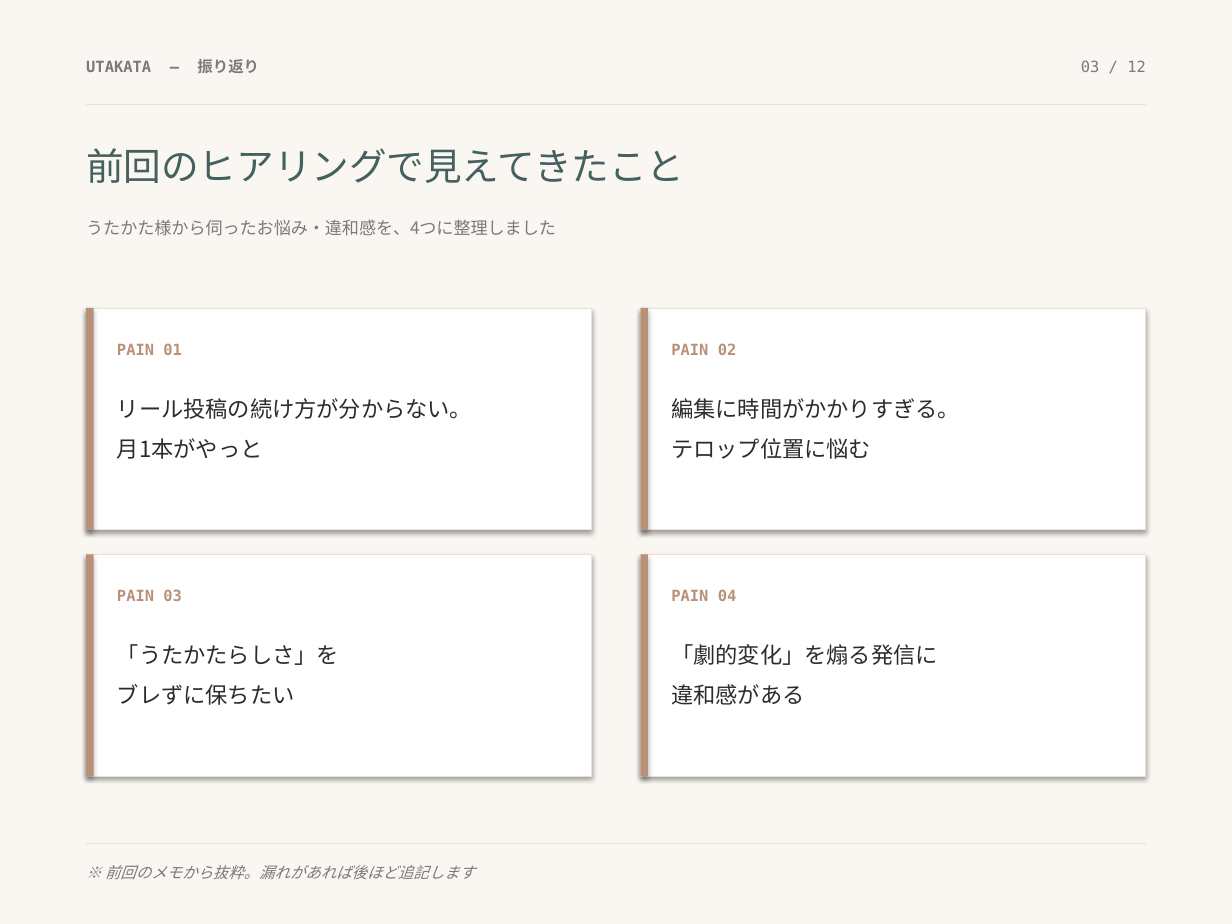
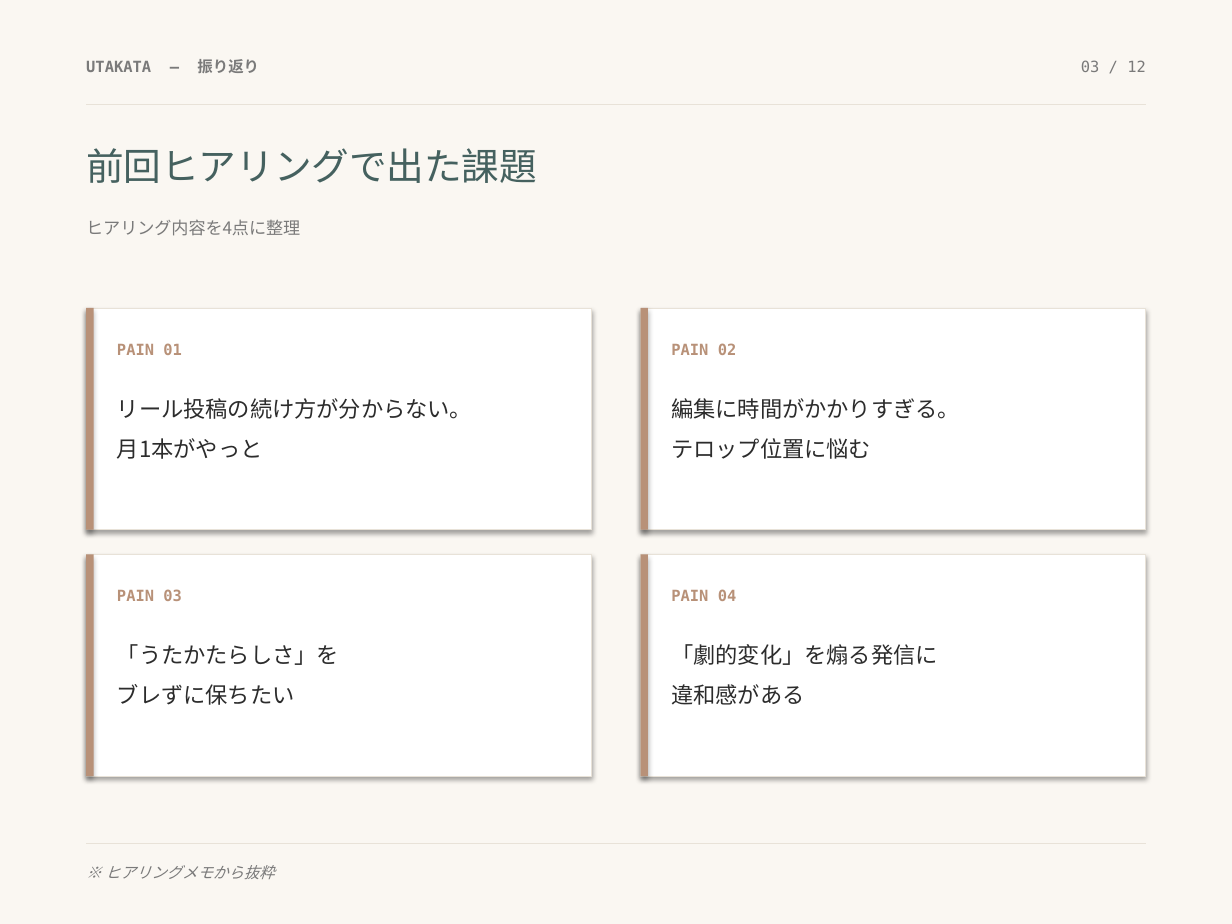
Before and after one commit to yamada-netizen/utakata-subtitle, a slide deck: slide 3 of salon-slides.pptx. Drawn at 1232x924 pixels with LibreOffice and Linux fonts; fonts in the diff are those of the drawing. Boxes give left, top, right and bottom in pixels: in the first picture for what was removed or moved away, otherwise in the second. Text is boxed around its words. In the diff, an @@ line names an element or a change of style, - is before the commit and + after.

```diff
--- a/salon-slides.pptx
+++ b/salon-slides.pptx
@@ text at <box>86,148,537,183</box>: text changed @@
-前回のヒアリングで見えてきたこと
+前回ヒアリングで出た課題
@@ text at <box>86,219,300,236</box>: text changed @@
-うたかた様から伺ったお悩み・違和感を、4つに整理しました
+ヒアリング内容を4点に整理
@@ text at <box>105,865,275,879</box>: text changed @@
-※ 前回のメモから抜粋。漏れがあれば後ほど追記します
+※ ヒアリングメモから抜粋
```
Also in this commit, not shown: 11 other slides changed, 1 slide added, 1 slide removed, 2 other files.
